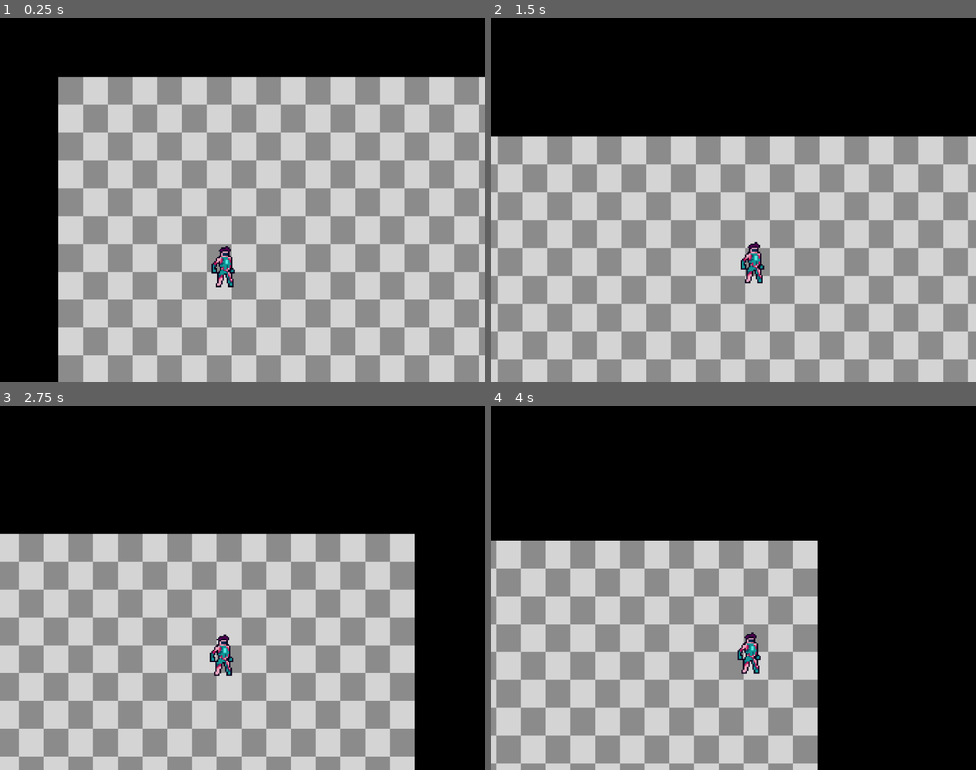
Above: before the commit, frames 1-4 (two rows, left to right).
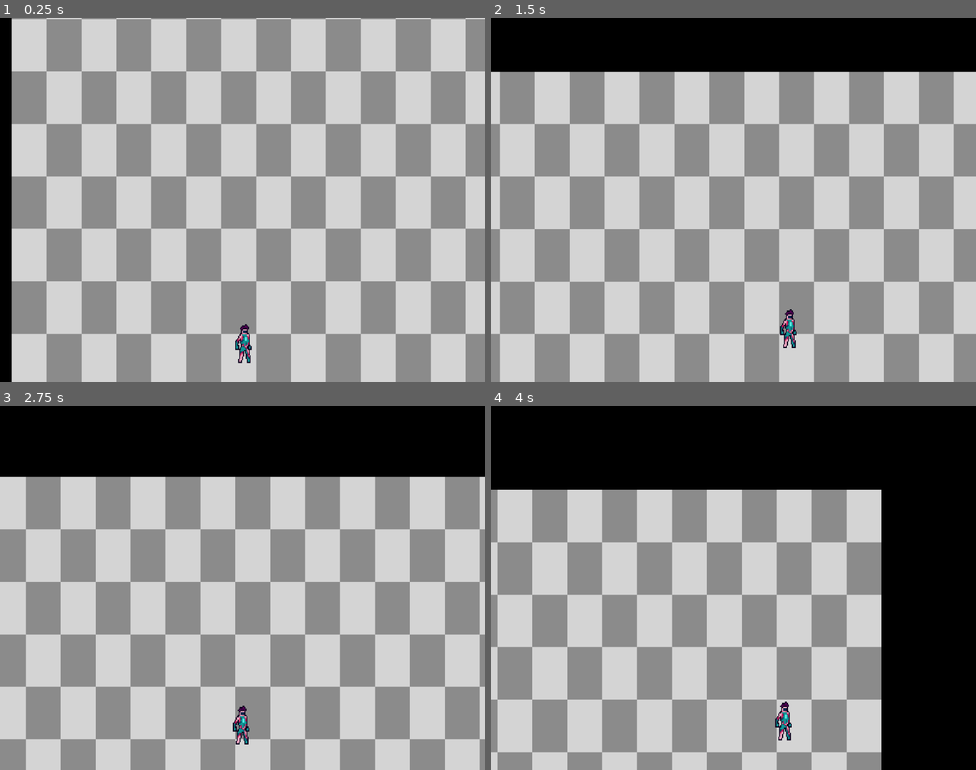
Above: after the commit, the same moments.

Repository: inukhann/AlpisteJam
Game: Godot game, scene res://scenes/map.tscn
Same seed, same stepped clock (60 frames per second), same inputs: the game is played once before the commit and once after it.
Inputs (mouse positions are in pixels of both pictures, inside the frame that each line leads up to):
- Up to frame 1 (0.25 s): no input
- Up to frame 2 (1.5 s): move the mouse to (840, 181) at 0.52 s; hold Right (MOVE_RIGHT) from 0.53 s (still down); tap Shift (DASH) at 0.6 s; tap Up (JUMP) at 0.77 s; move the mouse to (636, 218) at 1.27 s; tap Q (DETACH_HEAD) at 1.35 s
- Up to frame 3 (2.75 s): tap Up (JUMP) at 1.52 s; move the mouse to (291, 507) at 2.02 s; release Right (MOVE_RIGHT) at 2.03 s; hold Left (MOVE_LEFT) from 2.03 s (still down); hold Ctrl (DETACH_LEGS) from 2.03 s (still down)
- Up to frame 4 (4 s): move the mouse to (709, 660) at 2.77 s; release Left (MOVE_LEFT) at 2.78 s; release Ctrl (DETACH_LEGS) at 2.78 s; hold Right (MOVE_RIGHT) from 2.78 s (still down); tap E (DETACH_LIMBS) at 2.85 s; tap Up (JUMP) at 3.02, 3.77 s; move the mouse to (879, 642) at 3.52 s; click (879, 642) at 3.6 s

The runs differ from the first frame. In frame 1, 61% of the frame differs, in the area x 2-100%, y 0-100%; in frame 2, 52%; in frame 3, 53%; in frame 4, 41%.

Commit message:
Update Spark.tscn

Diff:
--- a/LimbPunk/scenes/Spark.tscn
+++ b/LimbPunk/scenes/Spark.tscn
@@ -7,7 +7,6 @@
 size = Vector2(16, 15)
 
 [node name="Spark" type="CharacterBody2D"]
-scale = Vector2(2, 2)
 collision_mask = 2
 script = ExtResource("1_35il2")
 
@@ -21,8 +20,8 @@
 texture = ExtResource("2_wh6vt")
 
 [node name="Camera2D" type="Camera2D" parent="."]
-offset = Vector2(30, -100)
-zoom = Vector2(1.7, 1.7)
+offset = Vector2(0, -107)
+zoom = Vector2(2.4, 3.202)
 position_smoothing_enabled = true
 
 [node name="Fuel_timer" type="Timer" parent="."]
